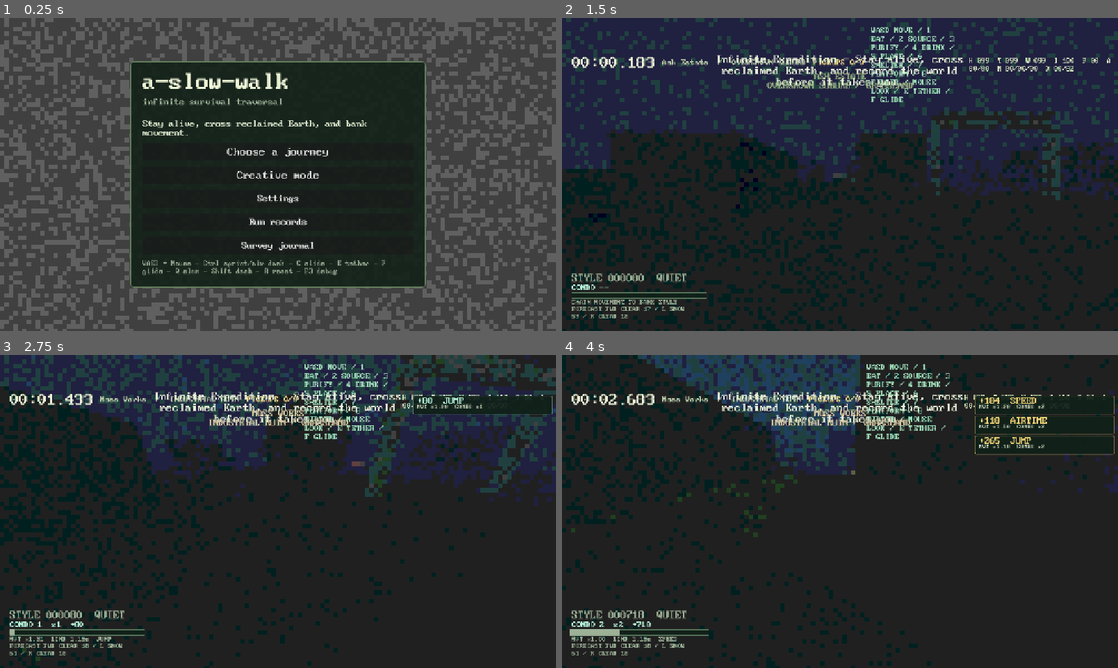
Above: before the commit, frames 1-4 (two rows, left to right).
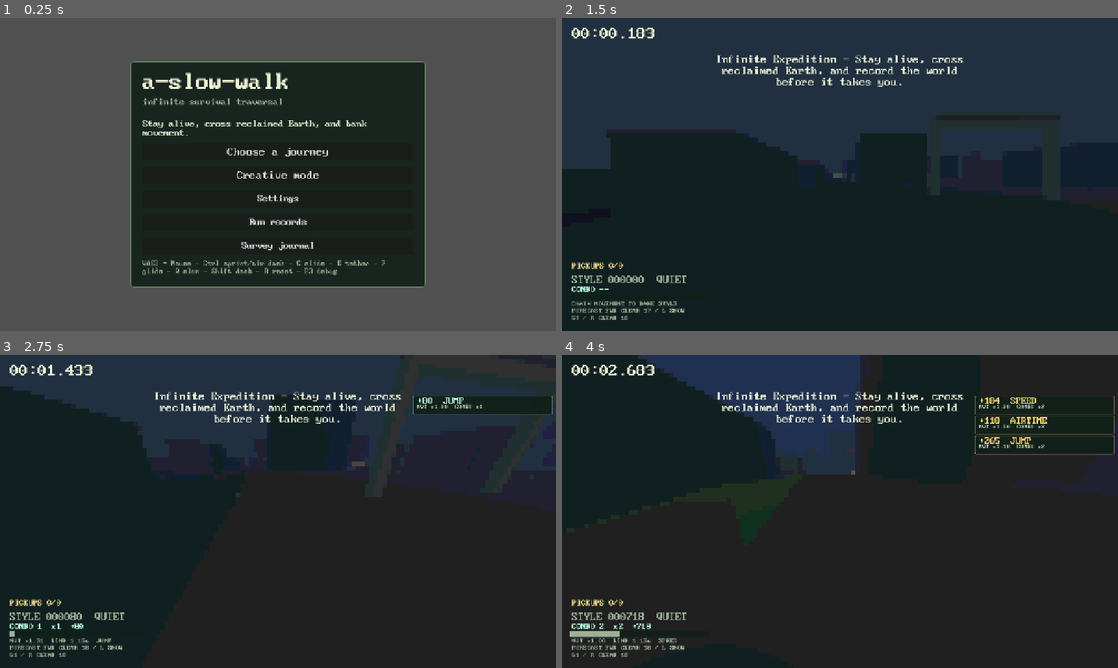
Above: after the commit, the same moments.

Repository: gongahkia/hot-cross-buns
Game: Godot game, scene res://scenes/main.tscn
The game is run twice, just before and just after one commit, with the same random seed, the same clock (stepped at 60 frames per second) and the same inputs.
Inputs (mouse positions are in pixels of both pictures, inside the frame that each line leads up to):
- Up to frame 1 (0.25 s): no input
- Up to frame 2 (1.5 s): click "Choose a journey" at 0.5 s; click "Infinite Expedition SURVIVAL …" at 1.25 s
- Up to frame 3 (2.75 s): tap Enter at 2 s; move the mouse to (305, 511) at 2.02 s; hold W (move_forward) from 2.03 s (still down); tap 7 (build_platform) at 2.1 s; click (305, 511) at 2.17 s; tap Space (jump) at 2.27 s
- Up to frame 4 (4 s): keep holding W (move_forward); move the mouse to (812, 511) at 2.77 s; tap 6 (build_shelter) at 2.85 s; click (812, 511) at 2.92 s; tap Space (jump) at 3.02 s; move the mouse to (851, 505) at 3.52 s; tap 2 (collect_water) at 3.6 s; click (851, 505) at 3.67 s

The runs differ from the first frame. In frame 2, 4.2% of the frame differs, in the area x 1-100%, y 2-97%; in frame 3, 5.6%; in frame 4, 5.9%, in the area x 0-100%, y 0-100%.

Commit message:
proofofconcept

Diff:
--- a/scripts/main.gd
+++ b/scripts/main.gd
@@ -14,7 +14,6 @@
 const WORLD_ATMOSPHERE := preload("res://scripts/world_atmosphere.gd")
 const PIXEL_PRESENTATION := preload("res://scripts/pixel_presentation.gd")
 const WEATHER_LAYERS := preload("res://scripts/weather_layers.gd")
-const WORLD_ARRIVAL_PRESENTATION := preload("res://scripts/world_arrival_presentation.gd")
 const SURVIVAL_MOVEMENT_POLICY := preload("res://scripts/survival_movement_policy.gd")
 const SURVIVAL_MOVEMENT_FEEDBACK := preload("res://scripts/survival_movement_feedback.gd")
 const SURVIVAL_TRAVERSAL_TELEMETRY := preload("res://scripts/survival_traversal_telemetry.gd")
@@ -83,11 +82,7 @@
 var style_flash: ColorRect
 var style_flash_tween: Tween
 var timer_label: Label
-var par_label: Label
 var collect_label: Label
-var tool_label: Label
-var survival_label: Label
-var movement_feedback_label: Label
 var style_score_label: Label
 var combo_label: Label
 var style_event_label: Label
@@ -97,8 +92,6 @@
 var style_award_feed: StyleAwardFeed
 var style_meter_tween: Tween
 var briefing_label: Label
-var arrival_label: Label
-var arrival_tween: Tween
 var grapple_reticle: GrappleReticle
 var debug_panel: PanelContainer
 var debug_label: Label
@@ -163,36 +156,18 @@
 	hud.set_anchors_and_offsets_preset(Control.PRESET_FULL_RECT)
 	hud.mouse_filter = Control.MOUSE_FILTER_IGNORE
 	ui.add_child(hud)
-	var top := HBoxContainer.new()
-	top.position = Vector2(22.0, 20.0)
-	top.add_theme_constant_override("separation", 16)
-	hud.add_child(top)
 	timer_label = _label("00:00.000", 32, Color("#edf3d5"))
-	par_label = _label("SANDBOX  /  FREE PLAY", 16, Color("#b5c6a5"))
 	collect_label = _label("PICKUPS 0/0", 16, Color("#f2d98c"))
-	tool_label = _label("E TETHER / F GLIDE", 16, Color("#9edbb8"))
-	survival_label = _label("SURV 100 100 100 100", 14, Color("#d8e8bf"))
-	movement_feedback_label = _label("MVT OPTIMAL 00% x1.00", 14, Color("#9edbb8"))
 	timer_label.autowrap_mode = TextServer.AUTOWRAP_OFF
-	par_label.autowrap_mode = TextServer.AUTOWRAP_OFF
 	collect_label.autowrap_mode = TextServer.AUTOWRAP_OFF
+	timer_label.position = Vector2(22.0, 20.0)
 	timer_label.custom_minimum_size = Vector2(170.0, 42.0)
-	par_label.custom_minimum_size = Vector2(170.0, 28.0)
 	collect_label.custom_minimum_size = Vector2(100.0, 28.0)
-	tool_label.custom_minimum_size = Vector2(210.0, 28.0)
-	survival_label.custom_minimum_size = Vector2(370.0, 28.0)
-	movement_feedback_label.autowrap_mode = TextServer.AUTOWRAP_OFF
-	movement_feedback_label.custom_minimum_size = Vector2(188.0, 28.0)
-	top.add_child(timer_label)
-	top.add_child(par_label)
-	top.add_child(collect_label)
-	top.add_child(tool_label)
-	top.add_child(survival_label)
-	top.add_child(movement_feedback_label)
+	hud.add_child(timer_label)
 	var style_box := VBoxContainer.new()
 	style_box.set_anchors_preset(Control.PRESET_BOTTOM_LEFT)
-	style_box.position = Vector2(22.0, -132.0)
-	style_box.custom_minimum_size = Vector2(312.0, 122.0)
+	style_box.position = Vector2(22.0, -158.0)
+	style_box.custom_minimum_size = Vector2(312.0, 148.0)
 	style_box.add_theme_constant_override("separation", 2)
 	hud.add_child(style_box)
 	style_score_label = _label("STYLE 000000  QUIET", 21, Color("#f1d477"))
@@ -213,6 +188,7 @@
 	style_meter_fill.set_corner_radius_all(2)
 	style_meter.add_theme_stylebox_override("background", meter_background)
 	style_meter.add_theme_stylebox_override("fill", style_meter_fill)
+	style_box.add_child(collect_label)
 	style_box.add_child(style_score_label)
 	style_box.add_child(combo_label)
 	style_box.add_child(style_meter)
@@ -225,14 +201,6 @@
 	briefing_label.size.x = 640.0
 	briefing_label.position.x = -320.0
 	hud.add_child(briefing_label)
-	arrival_label = _label("", 18, Color("#d8e7c2"))
-	arrival_label.horizontal_alignment = HORIZONTAL_ALIGNMENT_CENTER
-	arrival_label.set_anchors_preset(Control.PRESET_CENTER_TOP)
-	arrival_label.position.y = 126.0
-	arrival_label.size.x = 760.0
-	arrival_label.position.x = -380.0
-	arrival_label.modulate.a = 0.0
-	hud.add_child(arrival_label)
 	grapple_reticle = GRAPPLE_RETICLE.new()
 	hud.add_child(grapple_reticle)
 	style_award_feed = STYLE_AWARD_FEED.new()
@@ -1019,21 +987,6 @@
 	world_journal.survey_region(region)
 	current_station = str(region.get("name", "Unknown"))
 	last_sandbox_event = "ENTERED " + current_station.to_upper()
-	var sample: Dictionary = world_streamer.sample_at(player.global_position) if world_streamer and player else {}
-	_show_region_arrival(WORLD_ARRIVAL_PRESENTATION.presentation(region, str(sample.get("biome", "unknown"))))
-
-func _show_region_arrival(presentation: Dictionary) -> void:
-	if arrival_label == null: return
-	if arrival_tween: arrival_tween.kill()
-	var lines := [str(presentation.get("title", "UNKNOWN")), str(presentation.get("subtitle", ""))]
-	if not str(presentation.get("landmark", "")).is_empty(): lines.append(str(presentation.landmark))
-	arrival_label.text = "\n".join(lines)
-	arrival_label.add_theme_color_override("font_color", presentation.get("color", Color("#d8e7c2")))
-	arrival_label.modulate.a = 0.0
-	arrival_tween = create_tween()
-	arrival_tween.tween_property(arrival_label, "modulate:a", 1.0, 0.25)
-	arrival_tween.tween_property(arrival_label, "modulate:a", 0.0, 0.45).set_delay(3.0)
-
 func _on_chunk_stats_changed(stats: Dictionary) -> void:
 	if bool(current_level.get("procedural", false)):
 		last_sandbox_event = "CHUNKS " + str(stats.get("active", 0))
@@ -1946,14 +1899,12 @@
 shader_type canvas_item;
 uniform sampler2D screen_texture : hint_screen_texture, repeat_disable, filter_nearest;
 uniform float pixel_size = 4.0;
-uniform float palette_steps = 8.0;
-uniform float dither_strength = 0.075;
+uniform float palette_steps = 16.0;
 void fragment() {
 	vec2 cell = SCREEN_PIXEL_SIZE * pixel_size;
 	vec2 sample_uv = (floor(SCREEN_UV / cell) + vec2(0.5)) * cell;
 	vec4 color = texture(screen_texture, sample_uv);
-	float ordered = fract(sin(dot(floor(SCREEN_UV / cell), vec2(12.9898, 78.233))) * 43758.5453) - 0.5;
-	color.rgb = floor(clamp(color.rgb + ordered*dither_strength, 0.0, 1.0)*palette_steps+0.5)/palette_steps;
+	color.rgb = floor(color.rgb * palette_steps + 0.5) / palette_steps;
 	COLOR = color;
 }
 """
@@ -1967,8 +1918,7 @@
 	display_filter.visible = mode != Settings.PIXEL_FILTER_OFF
 	if display_filter.visible:
 		(display_filter.material as ShaderMaterial).set_shader_parameter("pixel_size", float(mode))
-		(display_filter.material as ShaderMaterial).set_shader_parameter("palette_steps", 8.0)
-		(display_filter.material as ShaderMaterial).set_shader_parameter("dither_strength", 0.075)
+		(display_filter.material as ShaderMaterial).set_shader_parameter("palette_steps", 16.0)
 
 func _add_forest_motes() -> void:
 	var particles := GPUParticles3D.new()
@@ -2047,25 +1997,8 @@
 	if current_level.is_empty():
 		return
 	timer_label.text = _time_text(RunData.elapsed)
-	if bool(current_level.get("procedural", false)):
-		par_label.text = str(current_region.get("name", "UNKNOWN")) + "  /  " + str(current_region.get("family", "wilderness")).replace("_", " ").to_upper()
-	else:
-		par_label.text = "SANDBOX  /  FREE PLAY"
 	var total := _collectible_count(current_level)
 	collect_label.text = "PICKUPS %d/%d" % [RunData.collected, total]
-	if player:
-		tool_label.text = "WASD MOVE / 1 EAT / 2 SOURCE / 3 PURIFY / 4 DRINK / 5 PLACE / 6 SHELTER / 7 PLATFORM / 8 FILTER / MOUSE LOOK / " + player.tool_status()
-	if bool(current_level.get("procedural", false)):
-		var survival := Survival.snapshot()
-		survival_label.text = "H %03d  T %03d  W %03d  I %03d  F %02d  A %02d/%02d  M %02d/%02d/%02d  X %02d/%02d" % [int(survival.hunger), int(survival.thirst), int(survival.warmth), int(survival.health), int(survival.materials.get("food",0)), int(survival.materials.get("water",0)), int(survival.materials.get("dirty_water",0)), int(survival.materials.get("wood",0)), int(survival.materials.get("scrap",0)), int(survival.materials.get("fiber",0)), int(survival.wetness), int(survival.exposure * 100.0)]
-		var movement := survival_movement if not survival_movement.is_empty() else SURVIVAL_MOVEMENT_POLICY.evaluate(survival, player.survival_movement_state())
-		var feedback: Dictionary = SURVIVAL_MOVEMENT_FEEDBACK.present(movement)
-		movement_feedback_label.visible = true
-		movement_feedback_label.text = str(feedback.text)
-		movement_feedback_label.add_theme_color_override("font_color", feedback.color)
-	else:
-		survival_label.text = "P PHOTO MODE  /  F12 CAPTURE"
-		movement_feedback_label.visible = false
 	forecast_label.text = _forecast_text() if bool(current_level.get("procedural", false)) else "FORECAST --"
 	var style := RunData.style_snapshot()
 	var total_style := int(style.get("banked", 0)) + int(style.get("active", 0))
--- a/scripts/world_streamer.gd
+++ b/scripts/world_streamer.gd
@@ -29,6 +29,7 @@
 
 const GRID := 16
 const ACTIVE_RADIUS := 2
+const FAR_CHUNKS_PER_FRAME := 2
 
 var generator
 var player: SpeedPlayer
@@ -74,6 +75,7 @@
 		for root: Node3D in far_chunks.values(): root.global_position += rebase
 	var center: Vector2i = origin.chunk_at_local(player.global_position)
 	if not force and center == current_center:
+		_update_far_terrain()
 		_update_region()
 		return
 	current_center = center
@@ -103,7 +105,7 @@
 			chunks.erase(id)
 			stale.queue_free()
 	_update_collision_lods()
-	_update_far_terrain()
+	_update_far_terrain(force)
 	_update_region()
 	chunk_stats_changed.emit({"active": chunks.size(), "center": [center.x, center.y],"memory":chunk_memory_snapshot()})
 
@@ -312,16 +314,19 @@
 	var step:=GENERATOR.CHUNK_SIZE/float(grid);collision.position=Vector3(GENERATOR.CHUNK_SIZE*.5,0.0,GENERATOR.CHUNK_SIZE*.5);collision.scale=Vector3(step,step,step)
 	return collision
 
-func _update_far_terrain()->void:
+func _update_far_terrain(build_all:=false)->void:
 	var wanted:=FAR_TERRAIN.targets(current_center,ACTIVE_RADIUS)
 	for id in far_chunks.keys():
 		if not wanted.has(id) or chunks.has(id) or (active_ids.has(id) and pending_chunks.has(id)):
 			var stale:Node=far_chunks[id]
 			far_chunks.erase(id)
 			stale.queue_free()
+	var built:=0
 	for id in wanted.keys():
 		if chunks.has(id) or (active_ids.has(id) and pending_chunks.has(id)) or far_chunks.has(id):continue
+		if not build_all and built>=FAR_CHUNKS_PER_FRAME:break
 		var chunk:Vector2i=wanted[id];far_chunks[id]=_build_far_chunk(chunk.x,chunk.y)
+		built+=1
 
 func _build_far_chunk(chunk_x:int,chunk_z:int)->Node3D:
 	var descriptor:Dictionary=generator.chunk_descriptor(chunk_x,chunk_z);var root:=Node3D.new()
